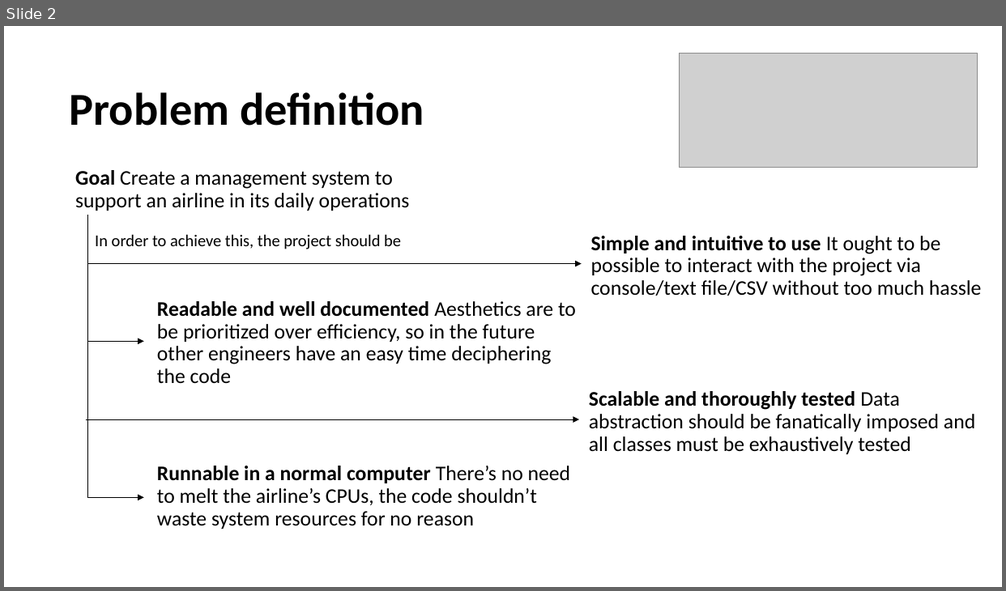
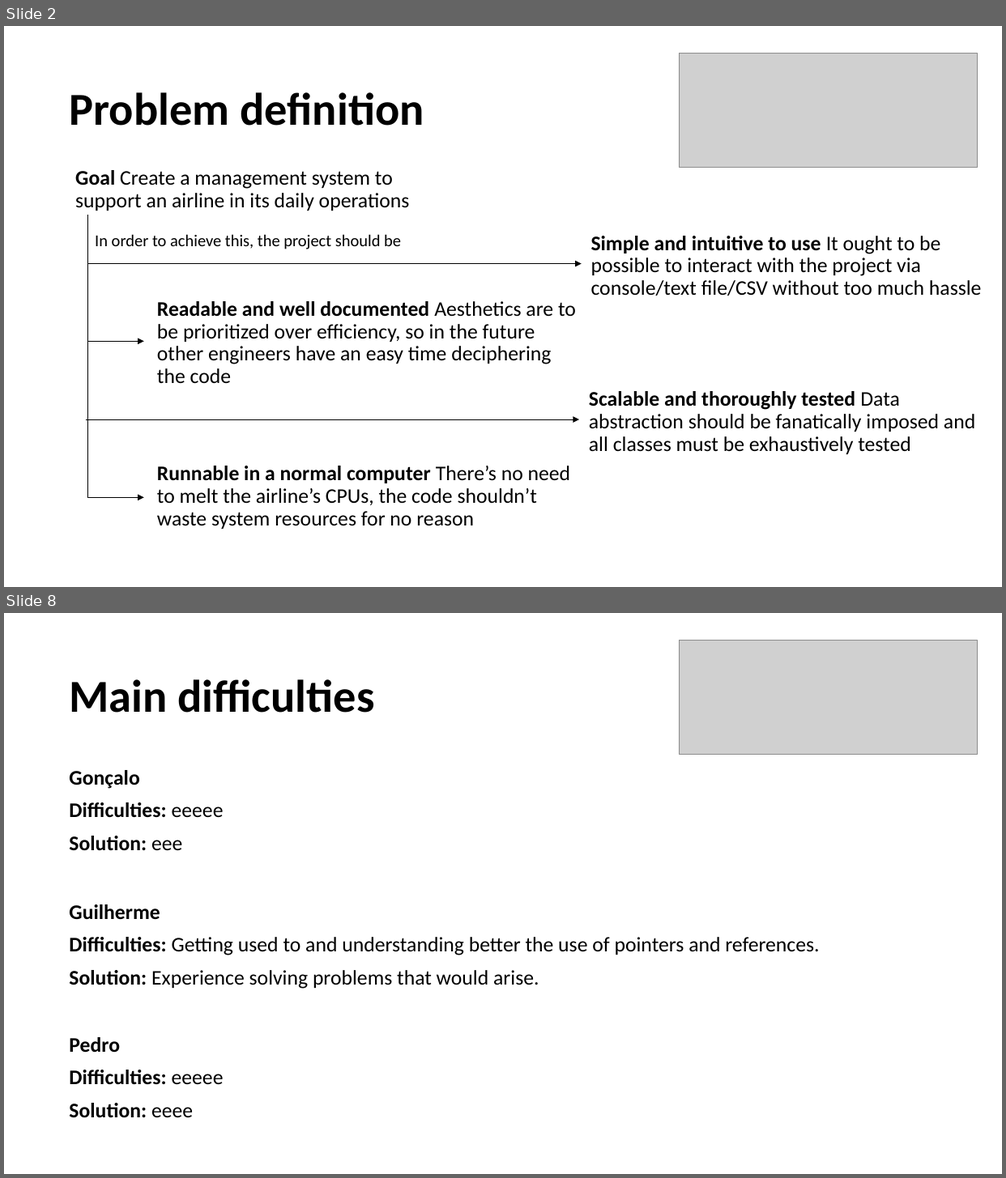
Before and after one commit to gpe0/AED-1, a slide deck: Airline Information Management.pptx. Shown one above the other, each under a label of ours: slide 2 before the commit, slides 2 and 8 after it; the slides between them are not shown. The pictures are 1006x591 and 1006x1178 pixels, drawn with LibreOffice and Linux fonts; fonts in the diff are those of the drawing; grey boxes stand for pictures. Boxes give left, top, right and bottom in pixels: in the first picture for what was removed or moved away, otherwise in the second. Text is boxed around its words. In the diff, an @@ line names an element or a change of style, - is before the commit and + after.

```diff
--- a/Airline Information Management.pptx
+++ b/Airline Information Management.pptx
@@ slide 8 added at box(4, 613, 1002, 1174), background #FFFFFF @@
@@ picture added at box(680, 640, 978, 755) @@
@@ text added at box(69, 679, 374, 713), 44 pt, text #000000, bold @@
+Main difficulties
@@ text added at box(69, 770, 224, 851), 20 pt, text #000000, bold @@
+Gonçalo
+Difficulties: eeeee
+Solution: eee
@@ text added at box(69, 905, 819, 989), 20 pt, text #000000 @@
+Guilherme
+Difficulties: Getting used to and understanding better the use of pointers and references.
+Solution: Experience solving problems that would arise.
@@ text added at box(69, 1037, 224, 1118), 20 pt, text #000000, bold @@
+Pedro
+Difficulties: eeeee
+Solution: eeee
```
Also in this commit, not shown: 5 other slides added, 1 slide removed, 3 other files.
